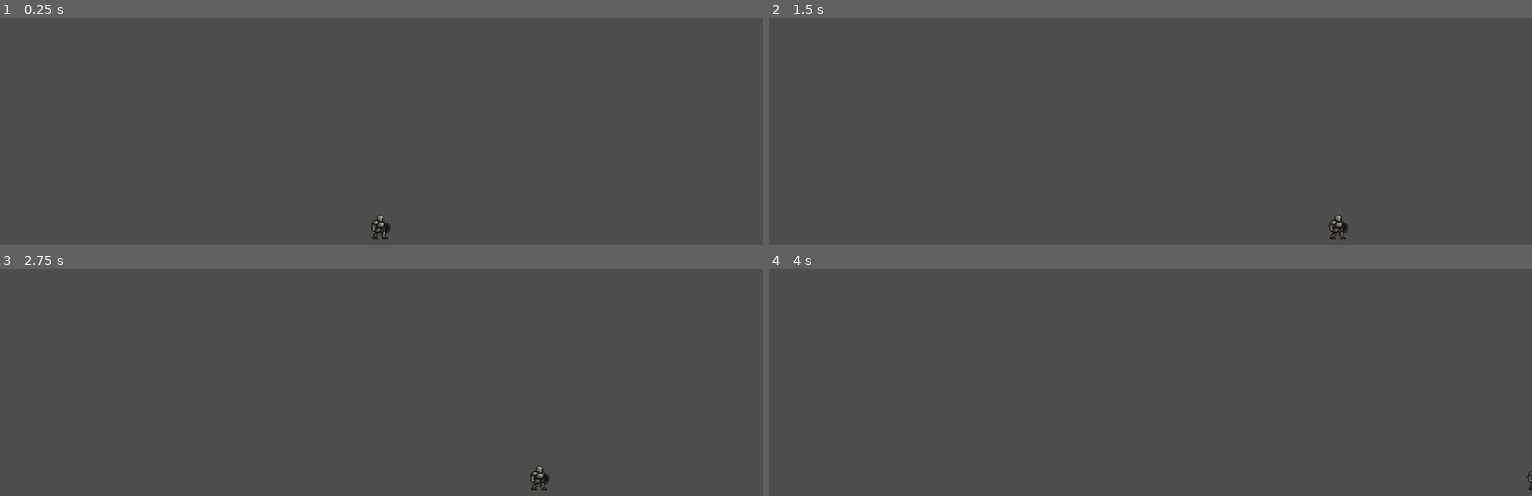
Above: before the commit, frames 1-4 (two rows, left to right).
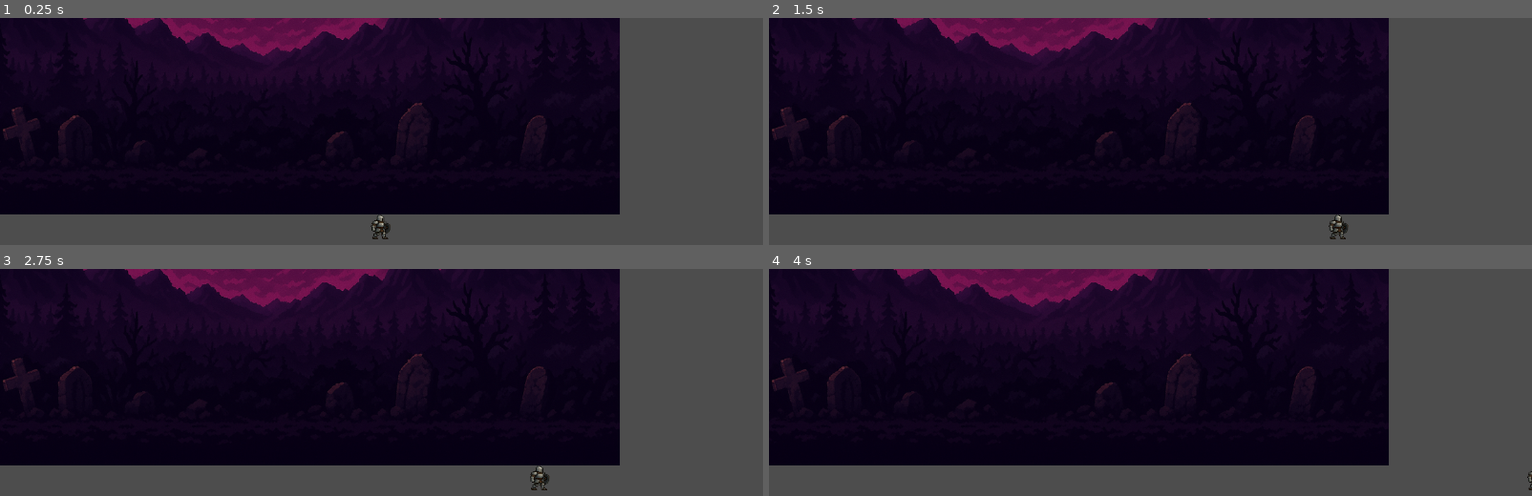
Above: after the commit, the same moments.

Repository: maybiiLen/Knight-Platformer-Game
Game: Godot game, scene res://game.tscn
The game is run twice, just before and just after one commit, with the same random seed, the same clock (stepped at 60 frames per second) and the same inputs.
Inputs:
- Up to frame 1 (0.25 s): no input
- Up to frame 2 (1.5 s): tap Enter (ui_accept) at 0.5, 0.77 s; hold Right (ui_right) from 0.53 s (still down)
- Up to frame 3 (2.75 s): tap Enter (ui_accept) at 1.52 s; release Right (ui_right) at 2.03 s; hold Left (ui_left) from 2.03 s (still down)
- Up to frame 4 (4 s): release Left (ui_left) at 2.78 s; hold Right (ui_right) from 2.78 s (still down); tap Enter (ui_accept) at 3.02, 3.77 s

The runs differ from the first frame. In frame 1, 70% of the frame differs, in the area x 0-82%, y 0-87%; in frame 2, 70%; in frame 3, 70%; in frame 4, 70%.

Commit message:
background added world 1

Diff:
--- a/game.tscn
+++ b/game.tscn
@@ -1,6 +1,7 @@
-[gd_scene load_steps=3 format=3 uid="uid://b1lvcvqs44ytw"]
+[gd_scene load_steps=4 format=3 uid="uid://b1lvcvqs44ytw"]
 
 [ext_resource type="PackedScene" uid="uid://e2ui1hd17nm8" path="res://scene/player.tscn" id="1_80nbo"]
+[ext_resource type="Texture2D" uid="uid://cybs1cgkr6x5w" path="res://texture/background medievel.png" id="2_e2o6t"]
 
 [sub_resource type="WorldBoundaryShape2D" id="WorldBoundaryShape2D_e2o6t"]
 distance = -5.0
@@ -16,3 +17,15 @@
 shape = SubResource("WorldBoundaryShape2D_e2o6t")
 
 [node name="Camera2D" type="Camera2D" parent="."]
+
+[node name="world 1" type="Node2D" parent="."]
+
+[node name="ParallaxBackground" type="ParallaxBackground" parent="world 1"]
+
+[node name="ParallaxLayer" type="ParallaxLayer" parent="world 1/ParallaxBackground"]
+motion_mirroring = Vector2(958.2, 20)
+
+[node name="Sprite2D" type="Sprite2D" parent="world 1/ParallaxBackground/ParallaxLayer"]
+position = Vector2(-119, -26)
+scale = Vector2(0.624023, 0.624023)
+texture = ExtResource("2_e2o6t")
Binary file added: texture/background medievel.png
Not shown, added: texture/background medievel.png.import
